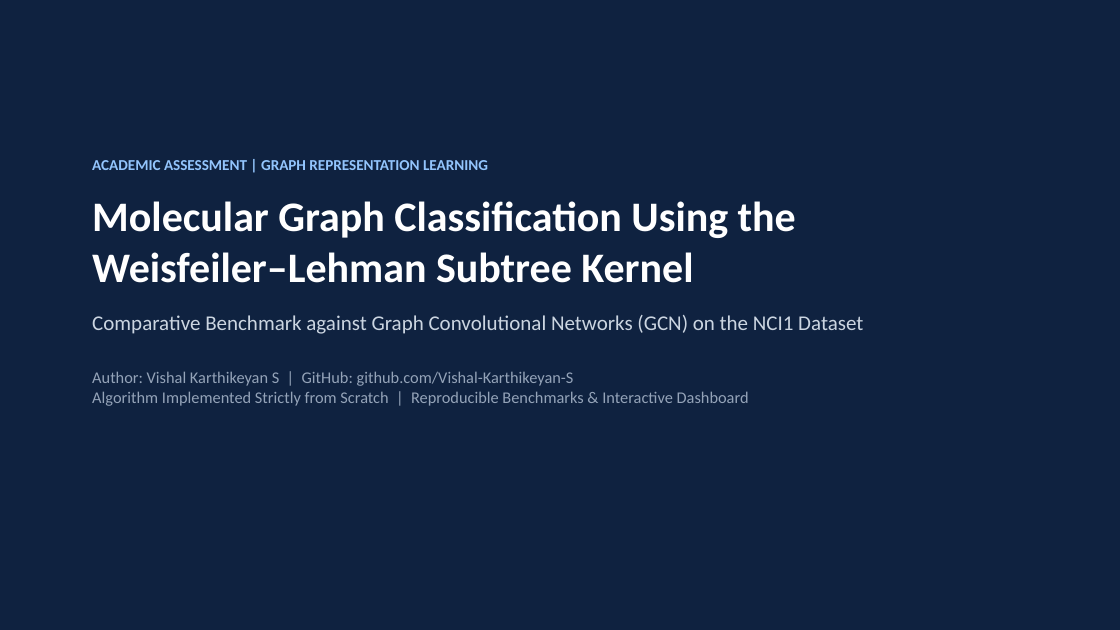
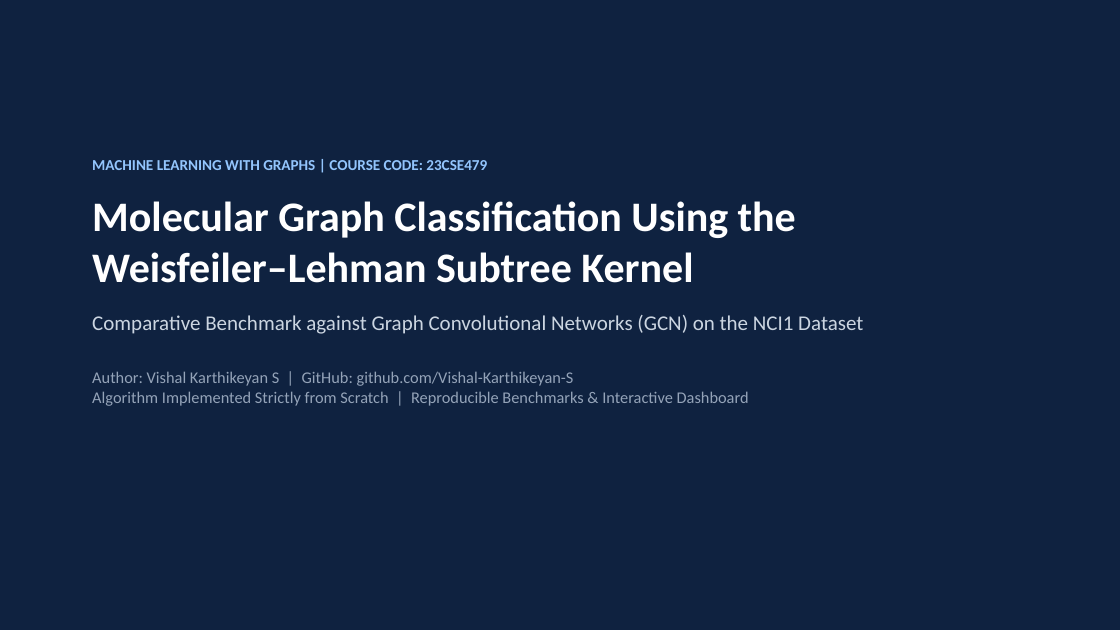
Before and after one commit to Vishal-Karthikeyan-S/Molecular-Graph-Classification-WL-Kernel, a slide deck: slide 1 of reports/Molecular_Graph_Classification_Presentation.pptx. Drawn at 1120x630 pixels with LibreOffice and Linux fonts; fonts in the diff are those of the drawing. Boxes give left, top, right and bottom in pixels: in the first picture for what was removed or moved away, otherwise in the second. Text is boxed around its words. In the diff, an @@ line names an element or a change of style, - is before the commit and + after.

Commit message:
docs: update course to Machine Learning with graphs (23CSE479) and core method to Weisfeiler-Lehman kernel across app, PPT, PDF, and docs

```diff
--- a/reports/Molecular_Graph_Classification_Presentation.pptx
+++ b/reports/Molecular_Graph_Classification_Presentation.pptx
@@ text at (x1=92, y1=160, x2=487, y2=170): text changed @@
-ACADEMIC ASSESSMENT | GRAPH REPRESENTATION LEARNING
+MACHINE LEARNING WITH GRAPHS | COURSE CODE: 23CSE479
```
Also in this commit, not shown: 10 other slides changed, 6 other files.
